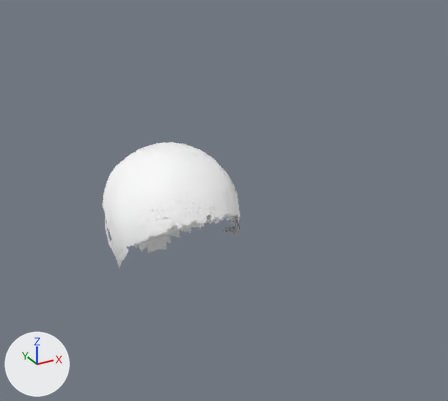
What one commit did to the glTF model models/astronaut/faces/hair_bun.glb.
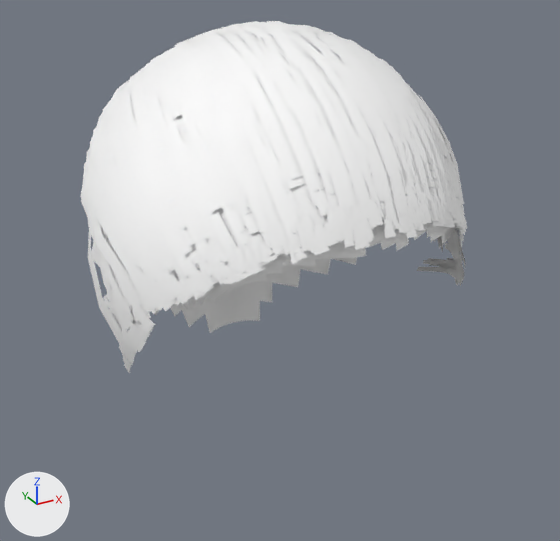
Each version is shown whole from a camera (50 mm lens) standing at (-0.801, -0.663, 2.108) and looking at (-0.435, 0.003, 1.775), then close up on the part from 16% to 61% of the width and 34% to 82% of the height. The lights are fixed; the arrows at lower left show +X, +Y and +Z. The first two pictures are the older version.

Before the edit, the objects in view are built like this:
```python
me_hair = bpy.data.meshes.new('Hair')
me_hair.from_pydata(...)  # 24834 vertices, 21718 faces; spans x -0.7..-0.3, y -0.187..0.213, z 1.425..2.025
me_hair.materials.append(mat_hair)
ob_hair = bpy.data.objects.new('Hair', me_hair)
ob_hair.location = (0.0, 0.0, 0.0)
```
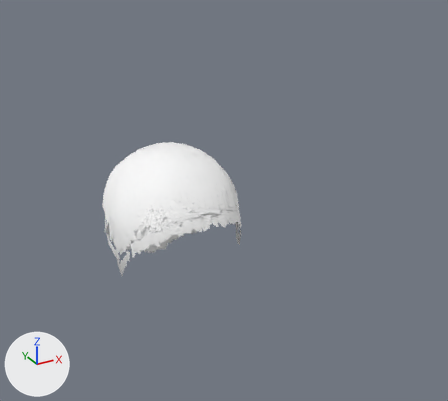
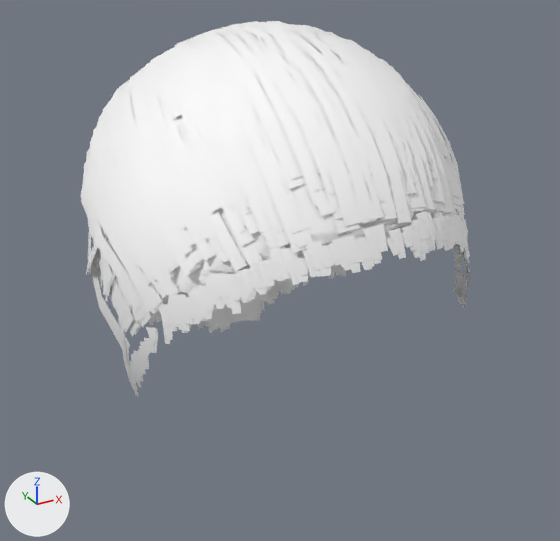
Pixel boxes [x1, y1, x2, y2] of what changed, in the close-ups (560 x 541 px; the box of a moved part takes in the faces that stretch with it):
'Hair', reshaped (7% taller): before [80, 21, 467, 373]; after [80, 21, 470, 396]
part 1 of me_hair, moved or reshaped: before [337, 209, 347, 227]; after [343, 235, 358, 263]
part 2 of me_hair, moved or reshaped: before [242, 243, 250, 263]; after [250, 263, 258, 291]
part 3 of me_hair, moved or reshaped: before [193, 270, 202, 292]; after [199, 288, 214, 307]
part 4 of me_hair, moved or reshaped: before [91, 177, 467, 373]; after [86, 211, 470, 396]

Patch to the scene script:
```diff
--- a/models/astronaut/faces/hair_bun.glb.py
+++ b/models/astronaut/faces/hair_bun.glb.py
@@ me_hair @@
 me_hair.from_pydata(...)  # 24834 vertices, 21718 faces; spans x -0.7..-0.3, y -0.187..0.213, z 1.425..2.025
 # used by ob_hair; location = (0.0, 0.0, 0.0)
+# me_hair part 1: the loose piece of 12 vertices spanning x -0.512..-0.507, y -0.069..-0.063, z 1.795..1.805 is scaled about its middle by (-0.985, -1.13, -0.919), then moved by (0.0, -0.007, -0.01)
+# me_hair part 2: the loose piece of 12 vertices spanning x -0.55..-0.544, y -0.056..-0.048, z 1.784..1.795 is multiplied about its middle by the matrix ((-0.569, 0.524, -0.62), (0.805, 0.274, -0.508), (-0.097, -0.795, -0.583)), then moved by (0.0, -0.005, -0.01)
+# me_hair part 3: the loose piece of 12 vertices spanning x -0.567..-0.56, y -0.041..-0.034, z 1.768..1.778 is multiplied about its middle by the matrix ((-0.11, 0.671, -0.702), (0.97, 0.036, -0.118), (-0.056, -0.71, -0.67)), then moved by (0.0, -0.003, -0.006)
+# me_hair part 4: 5820 of 24834 vertices moved; they spanned x -0.589..-0.411, y -0.073..0.11, z 1.68..1.81 and now span x -0.589..-0.412, y -0.078..0.101, z 1.668..1.797; mean shift (0.0, -0.006, -0.009); largest move (-0.486, 0.108, 1.704) -> (-0.487, 0.097, 1.671)
 me_hair.materials.append(mat_hair)
```
